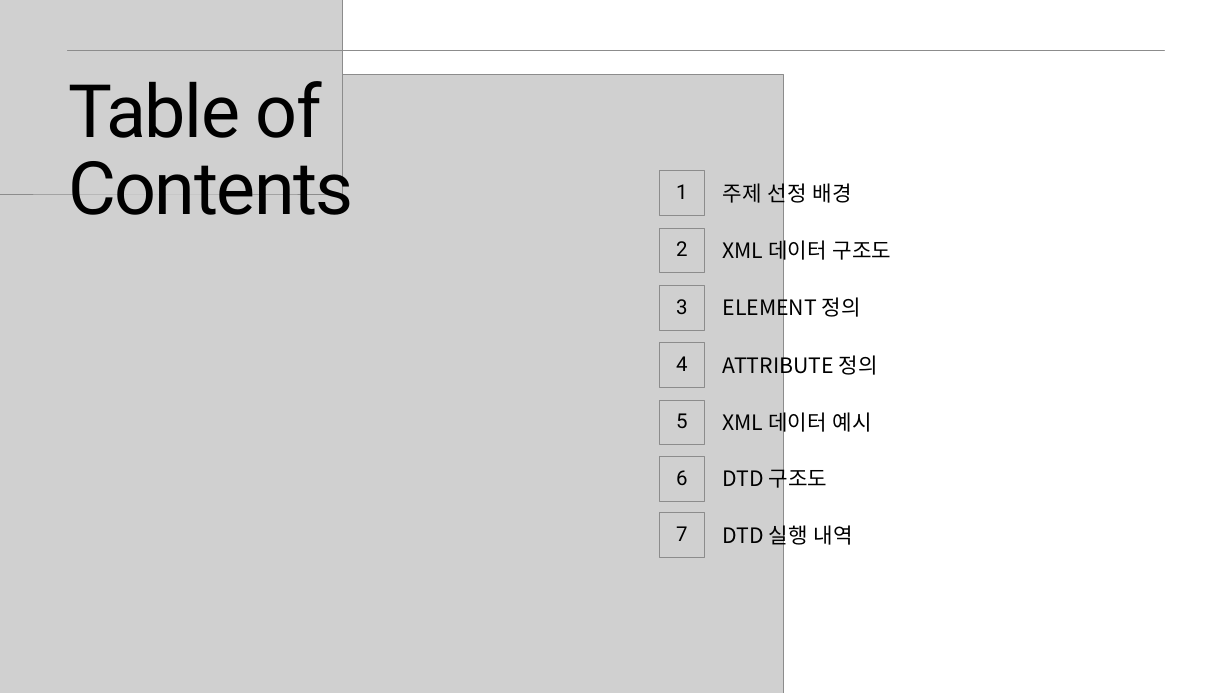
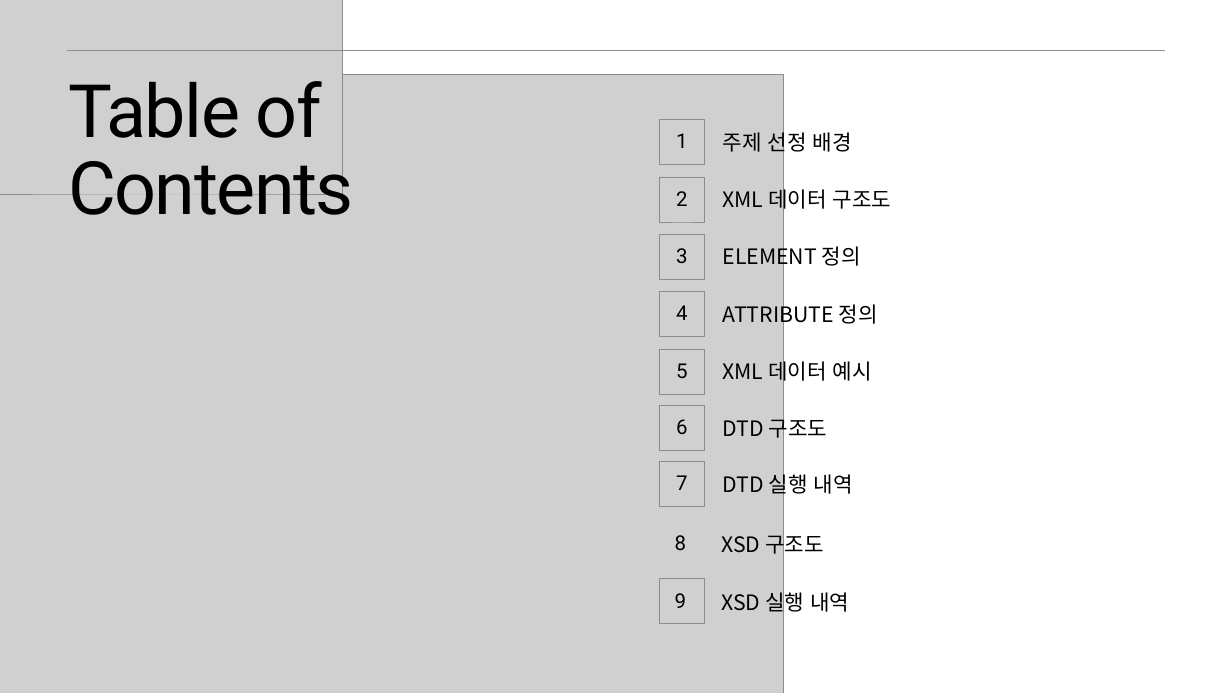
Before and after one commit to BJY029/XML_Miniproject_3D_SceneData_Management, a slide deck: slide 2 of XML_MiniProject3_배준엽_21011627-발표자료.pptx. Drawn at 1232x693 pixels with LibreOffice and Linux fonts; fonts in the diff are those of the drawing; grey boxes stand for pictures; background and template pictures are left out. Boxes give left, top, right and bottom in pixels: in the first picture for what was removed or moved away, otherwise in the second. Text is boxed around its words. In the diff, an @@ line names an element or a change of style, - is before the commit and + after.

Commit message:
ppt update

```diff
--- a/XML_MiniProject3_배준엽_21011627-발표자료.pptx
+++ b/XML_MiniProject3_배준엽_21011627-발표자료.pptx
@@ 14 texts, 7 pictures: place and size @@
-14 texts, 7 pictures at [660,170,892,557]
+14 texts, 7 pictures at [660,119,892,506]
@@ text added at [675,535,687,550], 31.9 pt, text #000000 @@
+8
@@ text added at [721,530,824,557], 33.1 pt, text #000000 @@
+XSD 구조도
@@ picture added at [660,578,704,623] @@
@@ text added at [675,593,687,608], 31.9 pt, text #000000 @@
+9
@@ text added at [721,589,849,616], 33.1 pt, text #000000 @@
+XSD 실행 내역
```
Also in this commit, not shown: 9 slides added, 2 other files.
